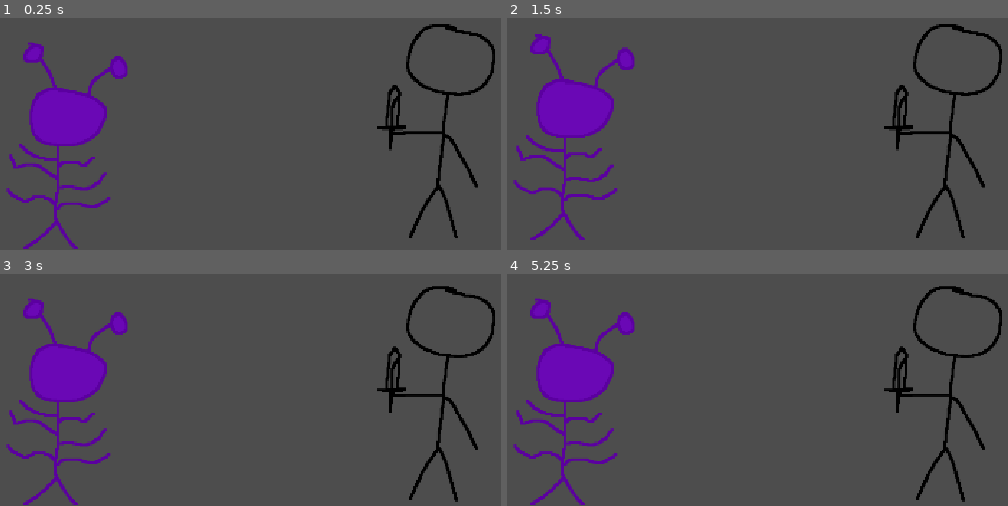
Above: before the commit, frames 1-4 (two rows, left to right).
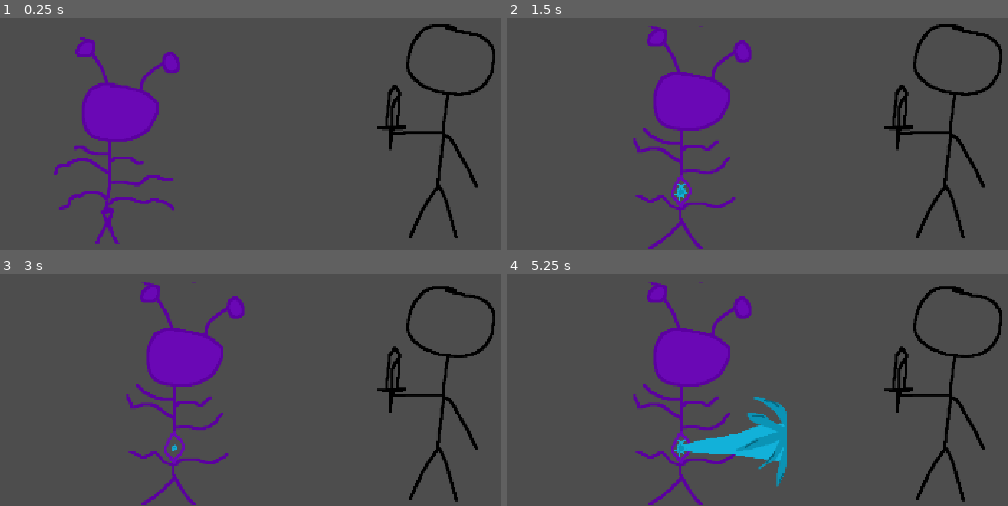
Above: after the commit, the same moments.

Repository: sschultz7177/CsGameBetter
Game: Godot game, scene res://Test_Folders/Movement_Test/movement_test.tscn
The game is run twice, just before and just after one commit, with the same random seed, the same clock (stepped at 60 frames per second) and the same inputs. This scene is started directly instead of the project's main scene.
Inputs:
- Up to frame 1 (0.25 s): no input
- Up to frame 2 (1.5 s): tap Enter at 1.25 s
- Up to frame 3 (3 s): no input
- Up to frame 4 (5.25 s): no input

The runs differ from the first frame. In frame 1, 9.1% of the frame differs, in the area x 1-36%, y 8-100%; in frame 2, 11%; in frame 3, 11%; in frame 4, 14%, in the area x 1-56%, y 3-100%.

Commit message:
trying push again

Diff:
--- a/Test_Folders/Movement_Test/base_enemy.gd
+++ b/Test_Folders/Movement_Test/base_enemy.gd
@@ -1,13 +1,13 @@
 extends CharacterBody2D
 
 const SPEED = 300
-const STOP_DISTANCE = 50.0
-enum State {Idle, Walk, Attack} # Added Attack state
+const STOP_DISTANCE = 400
+enum State {Idle, Walk, Attack}
 var current_state : State
 
-# References your sprite. Adjust "$AnimatedSprite2D" if your node has a different name!
+# This creates a slot in the Godot inspector panel
 @onready var animated_sprite: AnimatedSprite2D = $AnimatedSprite2D
-@onready var unit: CharacterBody2D = get_node("../Unit")
+@export var unit: CharacterBody2D
 
 func _ready():
 	current_state = State.Idle
@@ -24,7 +24,7 @@
 		var move_direction: Vector2 = global_position.direction_to(unit.global_position)
 		enemy_walk(move_direction)
 	else:
-		enemy_attack() # Switch to attack when close
+		enemy_attack()
 
 	move_and_slide()
 
@@ -36,8 +36,7 @@
 func enemy_walk(move_direction: Vector2):
 	velocity = move_direction * SPEED
 	current_state = State.Walk
-	animated_sprite.play("walk")
-
+	animated_sprite.play("move")
 
 func enemy_attack():
 	velocity = Vector2.ZERO
--- a/Test_Folders/Movement_Test/base_enemy.tscn
+++ b/Test_Folders/Movement_Test/base_enemy.tscn
@@ -178,7 +178,7 @@
 "texture": SubResource("AtlasTexture_c7tgo")
 }],
 "loop": 1,
-"name": &"Attack",
+"name": &"attack",
 "speed": 7.0
 }, {
 "frames": [{
@@ -189,7 +189,7 @@
 "texture": SubResource("AtlasTexture_m20vl")
 }],
 "loop": 1,
-"name": &"Idle",
+"name": &"idle",
 "speed": 2.0
 }, {
 "frames": [{
@@ -206,7 +206,7 @@
 "texture": SubResource("AtlasTexture_l4vbe")
 }],
 "loop": 1,
-"name": &"Move",
+"name": &"move",
 "speed": 7.0
 }]
 
@@ -219,8 +219,8 @@
 [node name="AnimatedSprite2D" type="AnimatedSprite2D" parent="." unique_id=1567447587]
 position = Vector2(0, -160)
 sprite_frames = SubResource("SpriteFrames_lk74j")
-animation = &"Idle"
-autoplay = "Idle"
+animation = &"idle"
+autoplay = "idle"
 
 [node name="CollisionShape2D" type="CollisionShape2D" parent="." unique_id=575384099]
 position = Vector2(10, -161)
--- a/upgrades.tscn
+++ /dev/null
@@ -1,38 +0,0 @@
-[gd_scene format=3 uid="uid://dbbpx03fnw2lx"]
-
-[ext_resource type="Texture2D" uid="uid://cfukwqm51cpmd" path="res://Other_Files/icon.svg" id="1_k80ou"]
-
-[sub_resource type="GDScript" id="GDScript_d3b3e"]
-script/source = "extends Node2D
-
-
-# Called when the node enters the scene tree for the first time.
-func _ready() -> void:
-	pass # Replace with function body.
-
-
-# Called every frame. 'delta' is the elapsed time since the previous frame.
-func _process(delta: float) -> void:
-	pass
-
-
-func _on_button_pressed() -> void:
-	get_tree().change_scene_to_file(\"res://Main_Menu/main_menu.tscn\")
-"
-
-[node name="Equip" type="Node2D" unique_id=876713418]
-script = SubResource("GDScript_d3b3e")
-
-[node name="Back" type="Button" parent="." unique_id=602902049]
-offset_left = 21.0
-offset_top = 14.0
-offset_right = 191.0
-offset_bottom = 72.0
-text = "Back"
-
-[node name="Icon" type="Sprite2D" parent="." unique_id=610679232]
-position = Vector2(70.5, 353)
-scale = Vector2(0.3828125, 3.453125)
-texture = ExtResource("1_k80ou")
-
-[connection signal="pressed" from="Back" to="." method="_on_button_pressed"]
Not shown: 1 places in Upgrades/upgrades.tscn that only renumber resources
